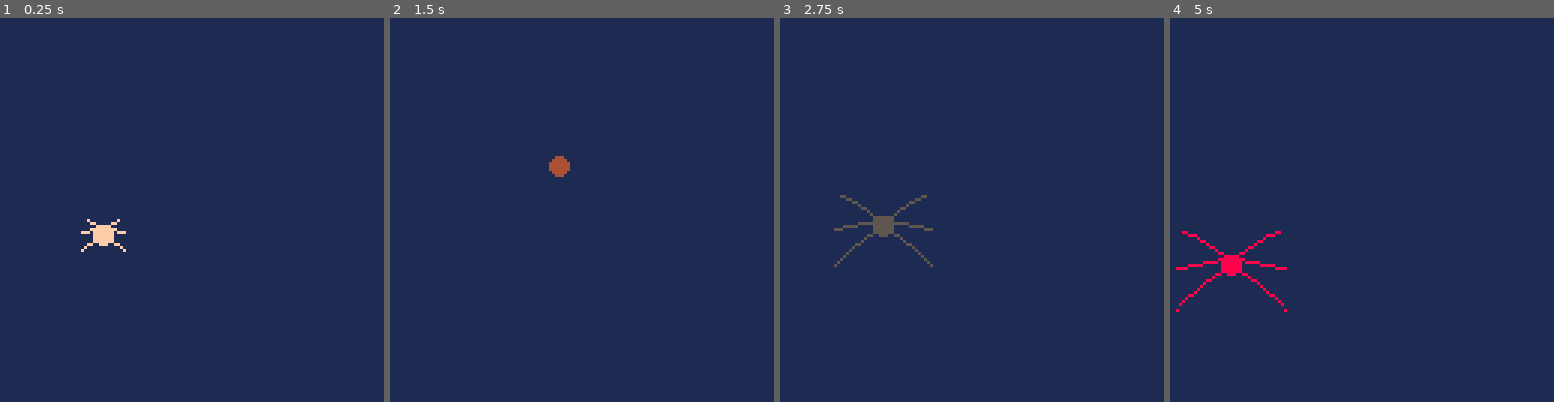
Above: before the commit, frames 1-4 (left to right).
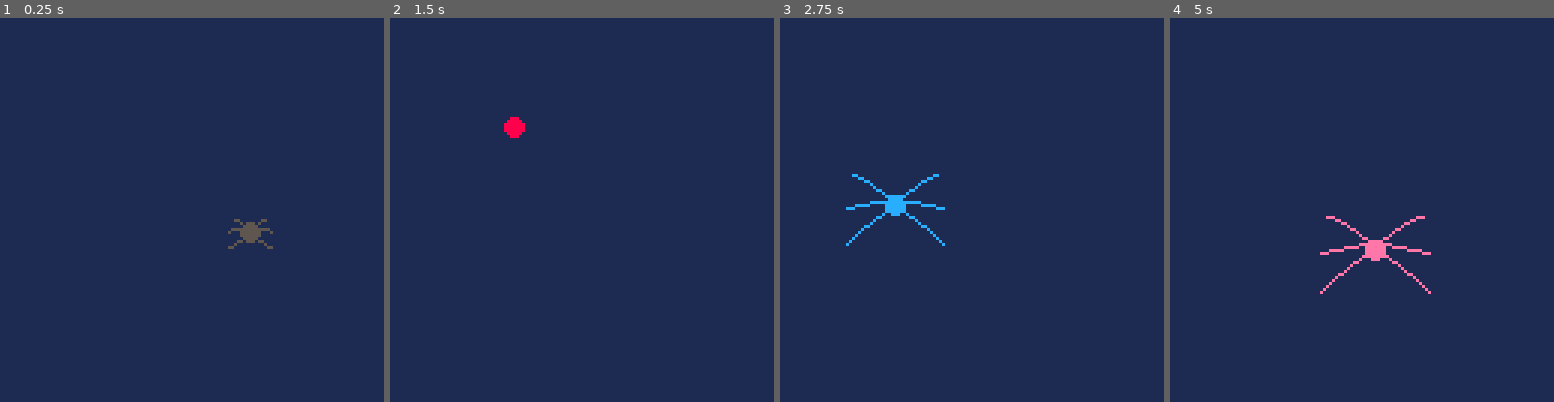
Above: after the commit, the same moments.

Repository: D45Hub/Tweetcards
Game: PICO-8 cartridge fireworks/fireworks_slim.p8
Same seed, same stepped clock (60 frames per second), same inputs: the game is played once before the commit and once after it.
Inputs:
- Up to frame 1 (0.25 s): no input
- Up to frame 2 (1.5 s): no input
- Up to frame 3 (2.75 s): no input
- Up to frame 4 (5 s): no input

The runs differ from the first frame. In frame 1, 0.8% of the frame differs, in the area x 21-72%, y 52-61%; in frame 2, 0.5%; in frame 3, 1.4%; in frame 4, 1.6%, in the area x 1-68%, y 51-77%.

Commit message:
Optimized fireworks Tweetcard

Diff:
--- a/fireworks/fireworks_slim.p8
+++ b/fireworks/fireworks_slim.p8
@@ -1,16 +1,8 @@
 pico-8 cartridge // http://www.pico-8.com
 version 32
 __lua__
-m=128k=20
-function _draw()
-x=rnd(72)+k
-y=rnd(72)+k
-c=rnd(14)+2
-rectfill(0,0,m,m,1)circfill(x,y,3,c)
-for i=0,k do
-t=sin(i/900)/cos(i/200)*-50r=sin(i/60+1.4)*-7o=r+y-4p=i+x
-v=-i+x
-w=t/2+y-2q=t*2+y
-pset(p,q,c)pset(p-2,o,c)pset(v+2,o,c)pset(p,w,c)pset(v,w,c)pset(v,q,c)flip()
-end
-end
+m=128k=20::_::x=k+rnd(72)y=k+rnd(72)c=2+rnd(14)rectfill(0,0,m,m,1)circfill(x,y,3,c)for i=0,k do
+t=sin(i/900)/cos(i/200)*-50o=sin(i/60+1.4)*-7+y-4p=i+x
+w=t/2+y-2q=y+t*2pset(p,q,c)v=x-i
+pset(p-2,o,c)pset(v+2,o,c)pset(p,w,c)pset(v,w,c)pset(v,q,c)flip()end
+flip()goto _
Not shown, changed: fireworks/fireworks_slim.p8.png
